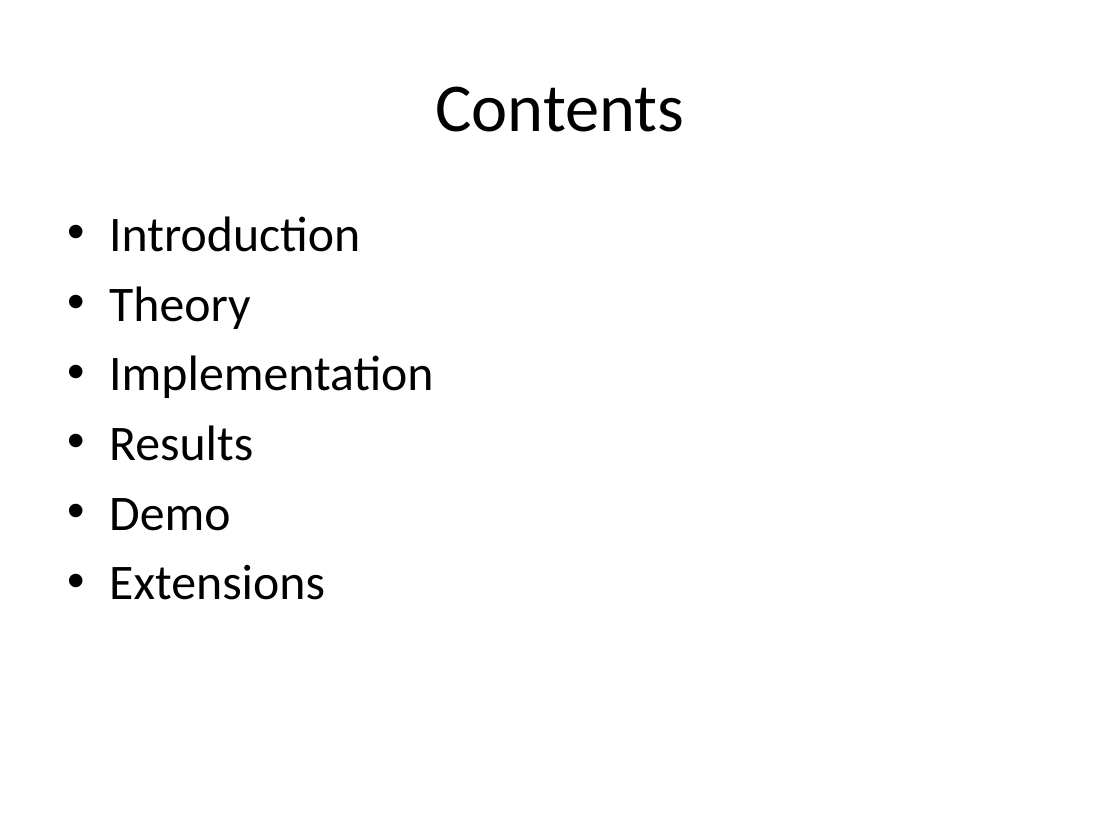
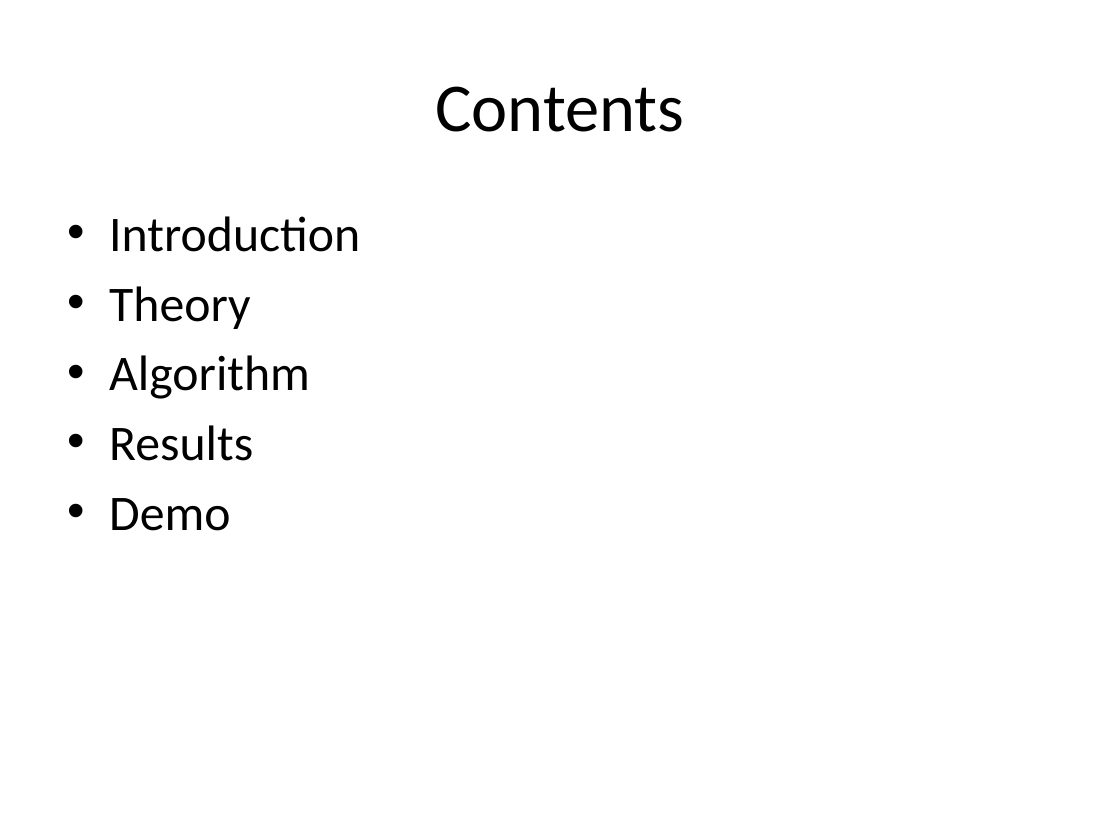
Before and after one commit to michaelwh/activecontnoedge, a slide deck: slide 2 of Active Contours Without Edges.pptx. Drawn at 1120x840 pixels with LibreOffice and Linux fonts; fonts in the diff are those of the drawing. Boxes give left, top, right and bottom in pixels: in the first picture for what was removed or moved away, otherwise in the second. Text is boxed around its words. In the diff, an @@ line names an element or a change of style, - is before the commit and + after.

Commit message:
Final presentation1one1

```diff
--- a/Active Contours Without Edges.pptx
+++ b/Active Contours Without Edges.pptx
@@ text at (109,355,310,399): text changed @@
-• Implementation
+• Algorithm
@@ text at (109,564,325,600): paragraph removed @@
-• Extensions
```
Also in this commit, not shown: 1 other slide changed, 17 slides added.
